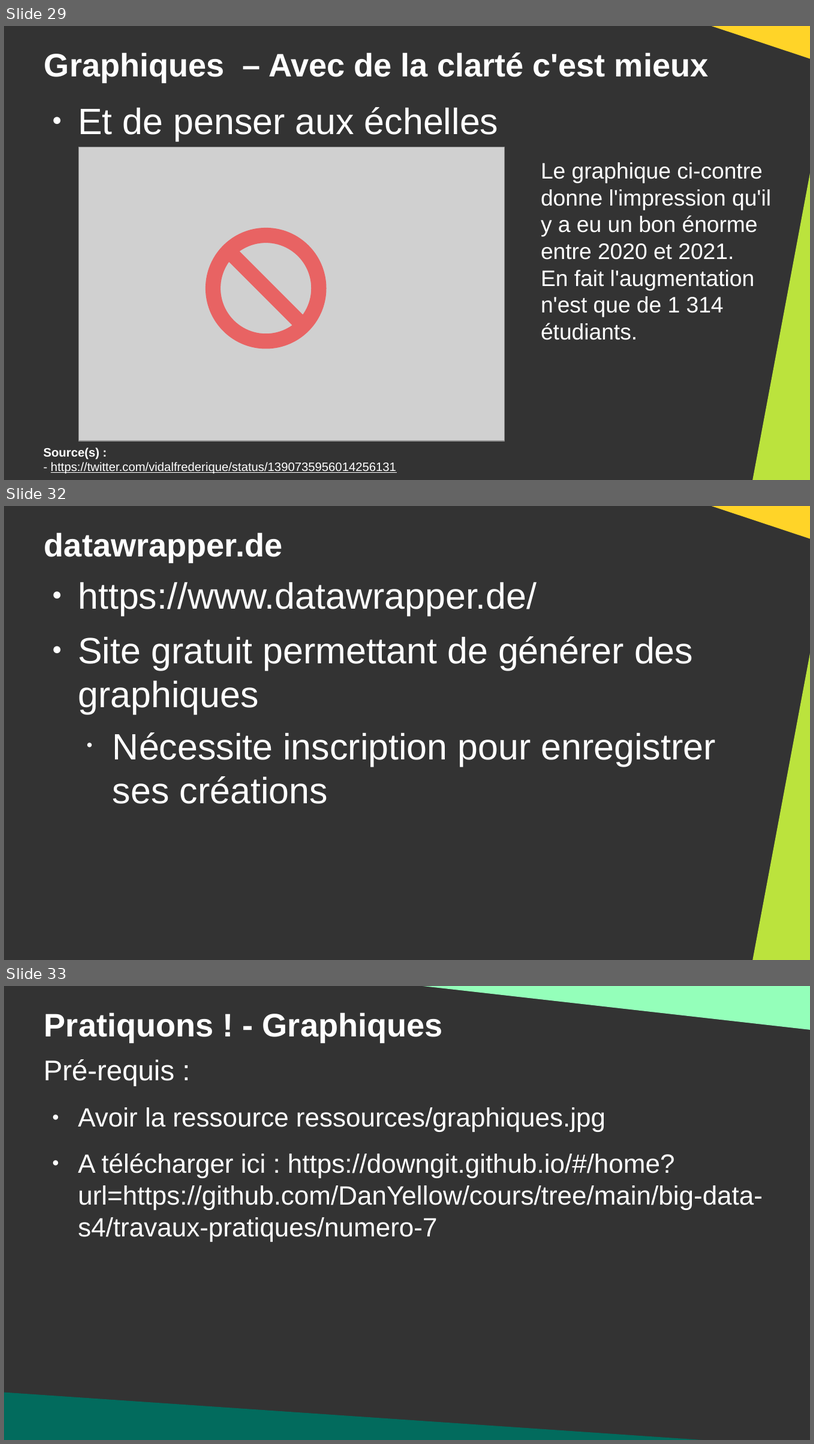
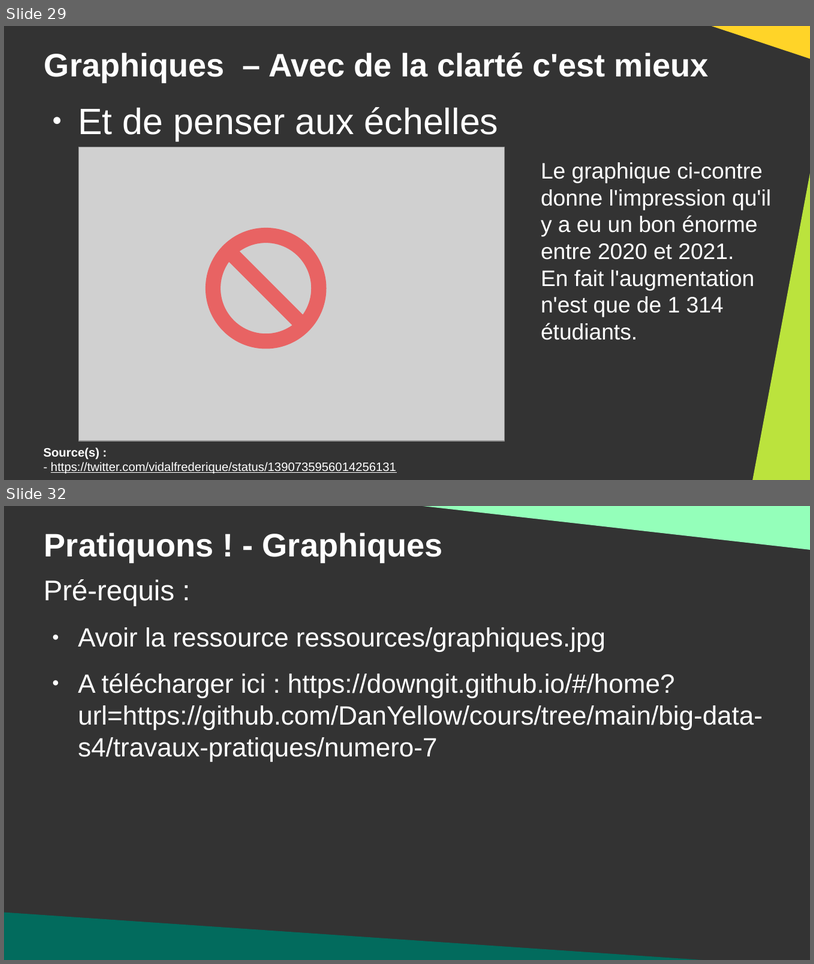
Before and after one commit to DanYellow/cours, a slide deck: big-data-s4/travaux-pratiques/numero-7/presentation.odp. Shown one above the other, each under a label of ours: slides 29, 32 and 33 before the commit, slides 29 and 32 after it; the slides between them are not shown. The pictures are 814x1444 and 814x964 pixels, drawn with LibreOffice and Linux fonts; fonts in the diff are those of the drawing; grey boxes stand for pictures. Boxes give left, top, right and bottom in pixels: in the first picture for what was removed or moved away, otherwise in the second. Text is boxed around its words. In the diff, an @@ line names an element or a change of style, - is before the commit and + after.

```diff
--- a/big-data-s4/travaux-pratiques/numero-7/presentation.odp
+++ b/big-data-s4/travaux-pratiques/numero-7/presentation.odp
@@ slide 32 removed at (4, 506, 810, 960), background #333333 @@
@@ right triangle removed at (699, 506, 810, 541) @@
@@ title removed at (44, 532, 282, 562) @@
-datawrapper.de
@@ text removed at (78, 582, 716, 804) @@
-● https://www.datawrapper.de/
-● Site gratuit permettant de générer des graphiques
-  • Nécessite inscription pour enregistrer ses créations
@@ right triangle removed at (753, 646, 810, 960) @@
@@ what was slide 33 is now slide 32 @@
```
Also in this commit, not shown: 6 slides changed, 10 other files.
